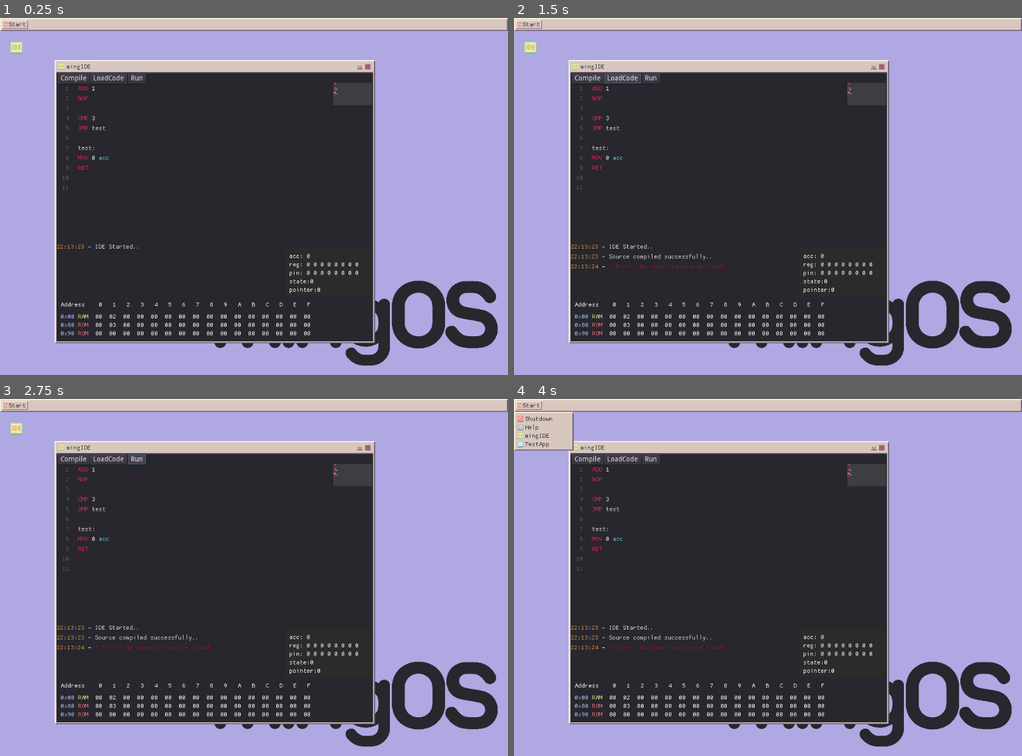
Above: before the commit, frames 1-4 (two rows, left to right).
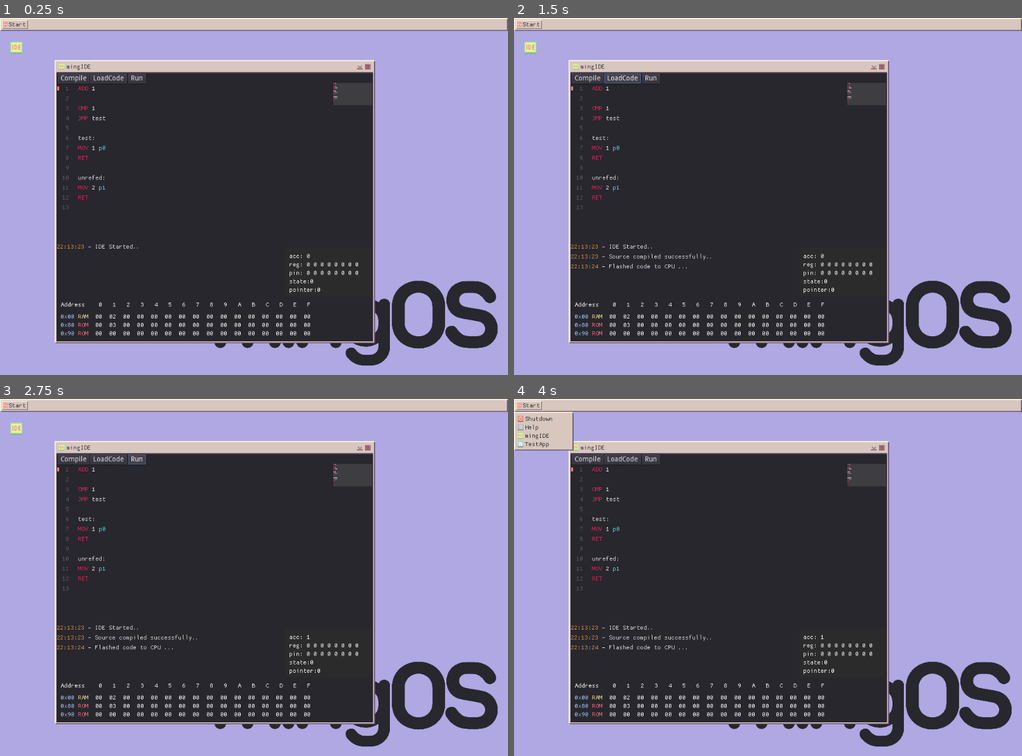
Above: after the commit, the same moments.

Repository: themangomago/Devtober2020-Game
Game: Godot game, scene res://src/test.tscn
Same seed, same stepped clock (60 frames per second), same inputs: the game is played once before the commit and once after it.
Inputs (mouse positions are in pixels of both pictures, inside the frame that each line leads up to):
- Up to frame 1 (0.25 s): no input
- Up to frame 2 (1.5 s): click "Compile" at 0.5 s; click "LoadCode" at 1.25 s
- Up to frame 3 (2.75 s): click "Run" at 2 s
- Up to frame 4 (4 s): click (529, 406) at 2.75 s; click (529, 406) at 3.5 s

The runs differ from the first frame. In frame 1, 0.3% of the frame differs, in the area x 11-67%, y 18-54%; in frame 2, 0.4%; in frame 3, 0.4%, in the area x 11-67%, y 18-71%; in frame 4, 0.4%.
Error before the commit: Invalid get index '0' (on base: 'Array'). (res://src/Ide/Cpu/Cpu.gd:66)

Commit message:
IDE step by step support; instruction set update; cpu basic functional

Diff:
--- a/project.godot
+++ b/project.godot
@@ -24,6 +24,7 @@
 Global="*res://src/_Autoloads/Global.gd"
 Types="*res://src/_Autoloads/Types.gd"
 Compiler="*res://src/_Autoloads/Compiler.gd"
+Events="*res://src/_Autoloads/Events.gd"
 
 [display]
 
--- a/src/Ide/ConsoleInput.gd
+++ b/src/Ide/ConsoleInput.gd
@@ -20,7 +20,11 @@
 	# Numbercolor in theme
 
 
-# Called when the node enters the scene tree for the first time.
 func _ready():
 	registerKeywords()
 	Global.Console.add("IDE Started..")
+	#self.set_highlight_current_line(true)
+	Events.connect_signal("IdeCpuDebugLine", self, "updateDebugLine")
+
+func updateDebugLine(line):
+	$LineCursor.position = Vector2(0, 20*line)
--- a/src/Ide/ConsoleInput.tscn
+++ b/src/Ide/ConsoleInput.tscn
@@ -1,7 +1,8 @@
-[gd_scene load_steps=3 format=2]
+[gd_scene load_steps=4 format=2]
 
 [ext_resource path="res://src/Ide/ConsoleInput.gd" type="Script" id=1]
 [ext_resource path="res://assets/font/Basis16.tres" type="DynamicFont" id=2]
+[ext_resource path="res://assets/Ide/linepoint.png" type="Texture" id=3]
 
 [node name="ConsoleInput" type="TextEdit"]
 margin_right = 520.0
@@ -9,6 +10,12 @@
 custom_fonts/font = ExtResource( 2 )
 custom_colors/background_color = Color( 0.156863, 0.156863, 0.180392, 1 )
 custom_colors/number_color = Color( 1, 1, 1, 1 )
+text = "te
+tst
+sa
+saf
+af
+afd"
 syntax_highlighting = true
 show_line_numbers = true
 draw_tabs = true
@@ -19,3 +26,7 @@
 __meta__ = {
 "_edit_use_anchors_": false
 }
+
+[node name="LineCursor" type="Sprite" parent="."]
+texture = ExtResource( 3 )
+centered = false
--- a/src/Ide/Cpu/Cpu.gd
+++ b/src/Ide/Cpu/Cpu.gd
@@ -1,14 +1,24 @@
 extends Control
 
+#signal CpuReset
+#signal CpuDebugLine
+
 var refMemoryView = null
 
-enum ArithmeticTypes {Add, Sub, Mul}
+enum ArithmeticTypes {Add, Sub, Mul, Div, Inc, Dec, And, Or, Xor}
+enum BitOpTypes {Set, Get, Clear, ShiftLeft, ShiftRight, RotateLeft, RotateRight}
+enum CompareType {Equal, NotEqual, Greater, Lesser, GreaterThan, LesserThan}
+
+
+enum CpuState {Halted = 0, Run}
+
 
 var cpu = {
 	acc = 0,
+	ctrl = 0,
 	reg = [0, 0, 0, 0, 0, 0, 0, 0],
 	pin = [0, 0, 0, 0, 0, 0, 0, 0],
-	state = 0,
+	state = CpuState.Halted,
 	power = 0,
 	ram = [0, 2, 0, 0, 0, 0, 0, 0, 0, 0, 0, 0, 0, 0, 0, 0],
 	rom = [0, 3, 0, 0, 0, 0, 0, 0, 0, 0, 0, 0, 0, 0, 0, 0, 0, 0, 0, 0, 0, 0, 0, 0, 0, 0, 0, 0, 0, 0, 0, 0]
@@ -17,8 +27,22 @@
 var codeBase = []
 
 var pointer = 0
+var returnAddr = []
+var step = 0
 
 func _ready():
+#	var test = 240
+#	var rot = 5
+#	#print( ((test << rot ) & 0xFF) | ((test >> (8 - rot)) & 0xFF )  )
+#
+#	print ( ((test >> rot) & 0xFF )| ( ( test << (8 - rot)) & 0xFF )  )
+
+#    /* In n<<d, last d bits are 0. To
+#     put first 3 bits of n at
+#    last, do bitwise or of n<<d
+#    with n >>(INT_BITS - d) */
+#    return (n << d)|(n >> (INT_BITS - d));
+#
 	updateLabel()
 
 
@@ -49,63 +73,180 @@
 		"state:" + str(cpu.state) + "\n" + \
 		"pointer:" + str(pointer)
 
+#	if codeBase.size() > 0:
+#		Events.emit_signal("IdeCpuDebugLine", codeBase.tokenArray[pointer].line)
+#		print("Executed Line: " + str(codeBase.tokenArray[pointer].line) + " command: " +  codeBase.tokenArray[pointer].command)
 
 func reset():
 	pointer = 0
-
+	emit_signal("CpuReset")
 
 func loadCode(code):
-	codeBase = code
+	codeBase = code.source
+	print("----------------------------")
+	print(codeBase)
+	print("----------------------------")
 	reset()
 
 
 func next():
-	if pointer >= codeBase.size():
+	step += 1
+	print("-------------------------")
+	print("Step " + str(step))
+	print("-------------------------")
+	if pointer >= codeBase.tokenArray.size():
 		pointer = 0
-
-	var line = codeBase[pointer]
-
-	# MOV, ADD, SUB, NOP
+	runLine(pointer)
+	updateLabel()
+	pointer += 1
+
+
+func runLine(pointer):
+	var line = codeBase.tokenArray[pointer]
+
 	match line.command:
-		"MOV":
-			instructionMOV(line.args[0], line.args[1])
-		"ADD":
-			instructionArithmetic(line.args[0], ArithmeticTypes.Add)
-		"SUB":
-			instructionArithmetic(line.args[0], ArithmeticTypes.Sub)
-		"MUL":
-			instructionArithmetic(line.args[0], ArithmeticTypes.Mul)
 		"NOP":
-			print("nop")
+			pass
+		"JMP": instructionJump(line)
+		"RET": instructionReturn()
+		"MOV": instructionMOV(line)
+		"RES": instructionRES()
+		"ADD": instructionArithmetic(line.args[0], ArithmeticTypes.Add)
+		"SUB": instructionArithmetic(line.args[0], ArithmeticTypes.Sub)
+		"INC": instructionArithmetic(null, ArithmeticTypes.Inc)
+		"DEC": instructionArithmetic(null, ArithmeticTypes.Dec)
+		"MUL": instructionArithmetic(line.args[0], ArithmeticTypes.Mul)
+		"DIV": instructionArithmetic(line.args[0], ArithmeticTypes.Div)
+		"AND": instructionArithmetic(line.args[0], ArithmeticTypes.And)
+		"OR": instructionArithmetic(line.args[0], ArithmeticTypes.Or)
+		"XOR": instructionArithmetic(line.args[0], ArithmeticTypes.Xor)
+		"STB": instructionBit(line.args[0], BitOpTypes.Set)
+		"GTB": instructionBit(line.args[0], BitOpTypes.Get)
+		"CLB": instructionBit(line.args[0], BitOpTypes.Clear)
+		"SHL": instructionBit(line.args[0], BitOpTypes.ShiftLeft)
+		"SHR": instructionBit(line.args[0], BitOpTypes.ShiftRight)
+		"RTL": instructionBit(line.args[0], BitOpTypes.RotateLeft)
+		"RTR": instructionBit(line.args[0], BitOpTypes.RotateRight)
+		"GCN": cpu.acc = cpu.ctrl
+		"SCN": cpu.ctrl = cpu.acc
+		"CMP": instructionCompare(line.args[0], CompareType.Equal)
+		"CNE": instructionCompare(line.args[0], CompareType.NotEqual)
+		"CGT": instructionCompare(line.args[0], CompareType.Greater)
+		"CLT": instructionCompare(line.args[0], CompareType.Lesser)
+		"CGE": instructionCompare(line.args[0], CompareType.GreaterThan)
+		"CLE": instructionCompare(line.args[0], CompareType.LesserThan)
 		_:
-			Global.Console.error("Runtime error " + line.command + ": " + line.error)
-
-	pointer += 1
-	updateLabel()
-	return pointer
+			if line.command[line.command.length() - 1] == ":":
+				if returnAddr.size() == 0:
+					# Set pointer to end of the function
+					#print("Executed Line: " + str(codeBase.tokenArray[pointer].line + 1) + " Pointer: "+ str(pointer) + " command: " +  codeBase.tokenArray[pointer].command)
+					print("Moving pointer from: " + str(pointer) + "(Line: " + str(codeBase.tokenArray[pointer].line + 1 ) +  ") to: " + str(pointer + line.args[0]) + "(Line: " + str(codeBase.tokenArray[pointer + line.args[0]].line + 1 ) +  ")")
+					pointer += line.args[0]
+			else:
+				print("Invalid Command")
+
+	if codeBase.size() > 0:
+		Events.emit_signal("IdeCpuDebugLine", codeBase.tokenArray[pointer].line)
+		print("Executed Line: " + str(codeBase.tokenArray[pointer].line + 1) + " Pointer: "+ str(pointer) + " command: " +  codeBase.tokenArray[pointer].command)
+
+func instructionCompare(arg, mode): # mode->CompareType
+	var result = false
+	var compareValue = 0
+
+	if Compiler.isAddress(arg):
+		compareValue = getValueFromAddress(arg)
+	else:
+		compareValue = arg
+
+	match mode:
+		CompareType.Equal: if compareValue == cpu.acc: result = true
+		CompareType.NotEqual: if compareValue != cpu.acc: result = true
+		CompareType.Greater: if compareValue < cpu.acc: result = true
+		CompareType.Lesser: if compareValue > cpu.acc: result = true
+		CompareType.GreaterThan: if compareValue <= cpu.acc: result = true
+		CompareType.LesserThan: if compareValue >= cpu.acc: result = true
+
+	if result == false:
+		pointer += 1
+
+func instructionBit(bit, mode): # mode->BitOpTypes
+	match mode:
+		BitOpTypes.Set:
+			cpu.acc |= 1 << bit
+		BitOpTypes.Get:
+			cpu.acc = (cpu.acc >> bit) & 1;
+		BitOpTypes.Clear:
+			cpu.acc &= ~(1 << bit)
+		BitOpTypes.ShiftLeft:
+			cpu.acc = (cpu.acc << bit) & 0xFF
+		BitOpTypes.ShiftRight:
+			cpu.acc = (cpu.acc >> bit) & 0xFF
+		BitOpTypes.RotateLeft:
+			cpu.acc = ((cpu.acc << bit) & 0xFF) | ((cpu.acc >> (8 - bit)) & 0xFF)
+		BitOpTypes.RotateRight:
+			cpu.acc = ((cpu.acc >> bit) & 0xFF) | ((cpu.acc << (8 - bit)) & 0xFF)
+
+
+func instructionJump(line):
+	var offset = -1
+
+	for label in codeBase.labels:
+		if label.label == line.args[0]:
+			offset = label.addrInTokenArray
+			print("JMP: Jumping to " + str(offset))
+			print("JMP: " + str(codeBase.tokenArray[offset]))
+
+	if offset != -1:
+		returnAddr.append(pointer + 1) # Put pointer on the address stack
+		pointer = offset # Jump to offset target
+
+func instructionReturn():
+	if returnAddr.size() > 0:
+		pointer = returnAddr.pop_back() - 1 # One previous increment and one incoming
+		print("RET: resetting pointer to: " + str(pointer) + "(Line: " + str(codeBase.tokenArray[pointer].line + 1 ) +  ")")
+		print("RET: " + str(codeBase.tokenArray[pointer]))
+
+func instructionRES():
+	reset()
+	pointer = -1 # Will be incremented afterwards
 
 func instructionArithmetic(value, operator):
 	var actualValue = 0
 
-	if Compiler.isAddress(value):
-		actualValue = getValueFromAddress(value)
-	else:
-		# Number to acc
-		actualValue = value
+	if value != null:
+		if Compiler.isAddress(value):
+			actualValue = getValueFromAddress(value)
+		else:
+			# Number to acc
+			actualValue = value
 
 	match operator:
 		ArithmeticTypes.Add:
-			cpu.acc += actualValue
+			cpu.acc = (cpu.acc + actualValue) % 0xFF #Overflow protection
 		ArithmeticTypes.Sub:
-			cpu.acc -= actualValue
+			cpu.acc = (cpu.acc - actualValue) & 0xFF #Underflow protection
 		ArithmeticTypes.Mul:
-			cpu.acc *= actualValue
+			cpu.acc = (cpu.acc * actualValue) % 0xFF #Overflow protection
+		ArithmeticTypes.Div:
+			cpu.acc /= actualValue
+		ArithmeticTypes.Inc:
+			cpu.acc = (cpu.acc + 1) % 0xFF #Overflow protection
+		ArithmeticTypes.Dec:
+			cpu.acc = (cpu.acc - 1) & 0xFF #Underflow protection
+		ArithmeticTypes.And:
+			cpu.acc &= actualValue #Todo check?
+		ArithmeticTypes.Or:
+			cpu.acc |= actualValue #Todo check?
+		ArithmeticTypes.Xor:
+			cpu.acc ^= actualValue #Todo check?
 		_:
 			print("Unsupported Arithmetic Type")
 
 
-func instructionMOV(arg, target):
+func instructionMOV(line):
 	var fromValue = 0
+	var target = line.args[1]
+	var arg = line.args[0]
 
 	if not Compiler.isAddress(target):
 		Global.Console.error("Target is not a valid address")
@@ -119,7 +260,6 @@
 	else:
 		fromValue = arg
 
-	print(fromValue)
 	# Set to target
 	setValueToAddress(target, fromValue)
 
--- a/src/Ide/Ide.gd
+++ b/src/Ide/Ide.gd
@@ -9,6 +9,10 @@
 
 
 func _on_Run_button_up():
+	if compiledSource.size() == 0:
+		_on_Compile_button_up()
+		_on_LoadCode_button_up()
+
 	var line = $Cpu.next()
 
 
@@ -16,13 +20,15 @@
 	var result = Compiler.compile($ConsoleInput.get_text())
 
 	if result.status == OK:
-		print(result)
-		#compiledSource = result.tokenArray
+		compiledSource = result
 		$ConsoleLog.add("Source compiled successfully..")
 		#$ConsoleInputError.hide()
 	else:
 		compiledSource = []
-		for index in range(result.tokenArray.size()):
+
+		print(result)
+		return #TODO handle errors
+		for index in range(result.source.size()):
 			var error = Compiler.containsErrorReturnString(index, result.tokenArray[index])
 			if error[0] == true:
 				$ConsoleLog.error(error[1])
--- a/src/Ide/Ide.tscn
+++ b/src/Ide/Ide.tscn
@@ -24,15 +24,17 @@
 margin_right = 640.0
 margin_bottom = 365.0
 text = "ADD 1
-NOP
 
-CMP 3
+CMP 1
 JMP test
 
 test:
-MOV 0 acc
+MOV 1 p0
 RET
 
+unrefed:
+MOV 2 p1
+RET
 "
 
 [node name="Cpu" parent="." index="3" instance=ExtResource( 4 )]
--- a/src/_Autoloads/Compiler.gd
+++ b/src/_Autoloads/Compiler.gd
@@ -1,7 +1,7 @@
 extends Node
 
 
-const valid_instructions = ["NOP", "JMP", "RET", "MOV", "ADD", "SUB", "INC", "DEC", "MUL", "DIV", "AND", "OR", "XOR", "STB", "GTB", "SHL", "SHR", "RTL", "RTR", "CMP", "CNE", "CGT", "CLT", "CGE", "CLE"]
+const valid_instructions = ["NOP", "JMP", "RET", "MOV", "ADD", "SUB", "INC", "DEC", "MUL", "DIV", "AND", "OR", "XOR", "STB", "GTB", "CLB", "SHL", "SHR", "RTL", "RTR", "CMP", "CNE", "CGT", "CLT", "CGE", "CLE"]
 
 
 const valid_addresses = ["acc", "r0", "r1", "r2", "r3", "r4", "r5", "r6", "p0", "p1", "p2", "p3", "p4", "p5", "p6", "p7"]
@@ -58,7 +58,7 @@
 	}
 
 	# Put the source in line arrays
-	var codeBase = Array(source.split("\n", false, 0))
+	var codeBase = Array(source.split("\n", true, 0))
 
 	# Parse Labels
 	var regex = RegEx.new()
@@ -70,18 +70,19 @@
 
 	# Tokenize Lines
 	for i in range(codeBase.size()):
-		if codeBase[i][0] != ";" and codeBase[i][1] != ";":
-			var tokens = tokenizeParseLine(codeBase[i], i, result.labels)
-			if containsError(tokens.command):
-				result.status = FAILED
-			result.tokenArray.append(tokens)
+		if codeBase[i].length() > 0:
+			if codeBase[i][0] != ";" and codeBase[i][1] != ";":
+				var tokens = tokenizeParseLine(codeBase[i], i, result.labels)
+				if containsError(tokens.command):
+					result.status = FAILED
+				result.tokenArray.append(tokens)
 
 	# Address Labels
 	var newLabel = []
 	for label in result.labels:
 		for i in range(result.tokenArray.size()):
 			if str(label) + ":" == result.tokenArray[i].command:
-				newLabel.append({label = label, offset = i})
+				newLabel.append({label = label, addrInTokenArray = i})
 	result.labels = newLabel
 
 	return result
@@ -172,8 +173,7 @@
 	return false
 
 func _ready():
-	var test = 255
-	print("1" + "%02X" % test)
+	pass
 
 func _getRegisterIndex(reg):
 	return valid_addresses.find(reg)
@@ -191,7 +191,7 @@
 				#TODO eval Line => addr
 				for label in source.labels:
 					if line.args[0] == label.label:
-						code = "0" + "%03X" % label.offset
+						code = "0" + "%03X" % label.addrInTokenArray
 				if code == "0000":
 					print("Error Address not found")
 
@@ -263,6 +263,8 @@
 				code = "400" + "%X" % line.args[0]
 			"GTB":
 				code = "410" + "%X" % line.args[0]
+			"CLB":
+				code = "480" + "%X" % line.args[0]
 			"SHL":
 				code = "420" + "%X" % line.args[0]
 			"SHR":
@@ -318,7 +320,43 @@
 					# 5A0x | CLE x(R/P)
 					code = "5A0" +  "%X" % _getRegisterIndex(line.args[0])
 			_:
-				print("Error")
+
+				if line.command[line.command.length() - 1] == ":":
+					var startLine = -1
+
+					# Get own start address
+					for label in source.labels:
+						if label.label == line.command.trim_suffix(":"):
+							startLine = label.addrInTokenArray
+							break
+
+					if startLine == -1:
+						print("Error: Label not found")
+						return {status = FAILED, source = source}
+
+					var length = -1
+
+					# Loop source starting at line looking for RET statement
+					for i in range(startLine + 1, source.tokenArray.size()):
+						var command = source.tokenArray[i].command
+
+						if command == "RET":
+							length = i - startLine
+							break
+						elif command[command.length() - 1] == ":":
+							print("RET not found before new label start")
+							return {status = FAILED, source = source}
+
+					if length > 0:
+						code = "F0" + "%02X" % length
+						line.args.append(length)
+					else:
+						print("RET not found")
+						return {status = FAILED, source = source}
+
+				else:
+					print("Illegal command found.")
+
 
 		opCodes += code
 		line.opcode = code
--- /dev/null
+++ b/src/_Autoloads/Events.gd
@@ -0,0 +1,8 @@
+extends Node
+
+#warning-ignore:unused_signal
+signal IdeCpuDebugLine(line)
+
+func connect_signal(tSignal: String, target: Object, method: String):
+	#warning-ignore:return_value_discarded
+	connect(tSignal, target, method)
Binary file added: assets/Ide/linepoint.png
Not shown, added: assets/Ide/linepoint.png.import
Not shown, changed: M80-Spec.md
